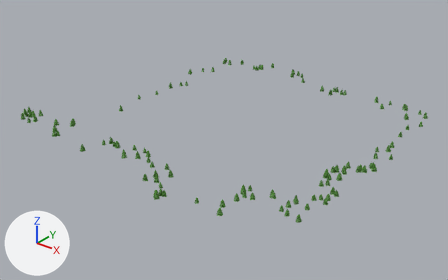
What one commit did to the OBJ model assets/lake_track/trees-lake.obj.
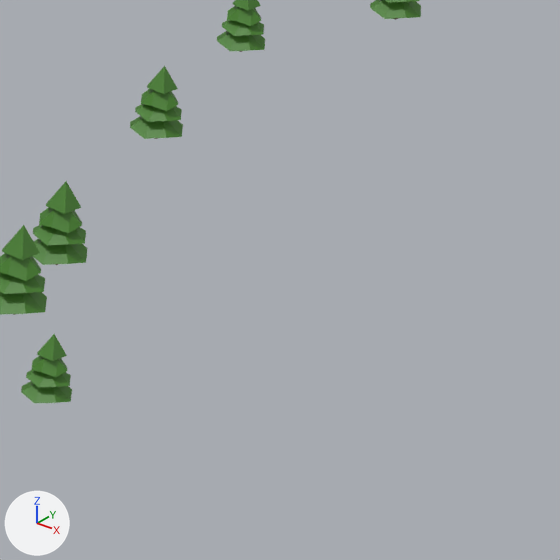
Each version appears first whole from a camera (50 mm lens) standing at (33.34, -44.61, 25.13) and looking at (-0.47, -2.35, -1.07), and next in a close-up on the part from 86% to 97% of the width and 45% to 62% of the height. The axes (+X, +Y, +Z) are drawn at lower left. The lights are the same throughout. Where no turn or scale is listed for an object, it has been applied to the vertices.

Before the edit, the objects in view are built like this:
```python
me_trees_lake = bpy.data.meshes.new('trees-lake')
me_trees_lake.from_pydata(...)  # 6834 vertices, 9514 faces; spans x -16.3..15.2, y -15.8..13.7, z -0.1..2.3
me_trees_lake.materials.append(mat_material_002)  # picture img_tree_lake_png
ob_trees_lake = bpy.data.objects.new('trees-lake', me_trees_lake)
ob_trees_lake.location = (0.0, 0.0, 0.0)
```
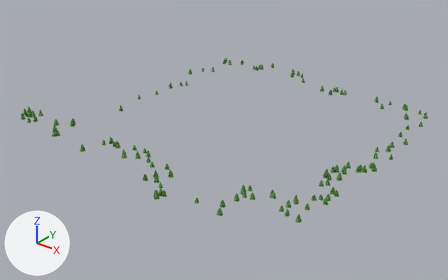
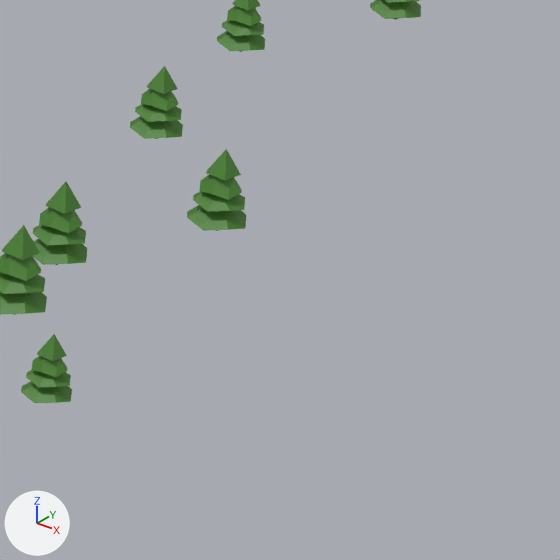
Boxes (x1, y1, x2, y2) around the edits, measured in the close-ups (560 x 560 px):
part 1 of me_trees_lake, added (green)
    after: (187, 149, 246, 231)

Diff of the bpy script that builds the scene:
```diff
--- a/assets/lake_track/trees-lake.obj.py
+++ b/assets/lake_track/trees-lake.obj.py
@@ me_trees_lake @@
 me_trees_lake.from_pydata(...)  # 6834 vertices, 9514 faces; spans x -16.3..15.2, y -15.8..13.7, z -0.1..2.3
 # used by ob_trees_lake; location = (0.0, 0.0, 0.0)
+# me_trees_lake part 1: the loose piece of 51 vertices spanning x 13.5..14.0, y 3.9..4.4, z 0.0..0.7 is copied, and the copy is moved by (0.9, 0.9, 0.2); it spans x 14.4..14.9, y 4.8..5.3, z 0.2..0.9
 me_trees_lake.materials.append(mat_material_002)
```
